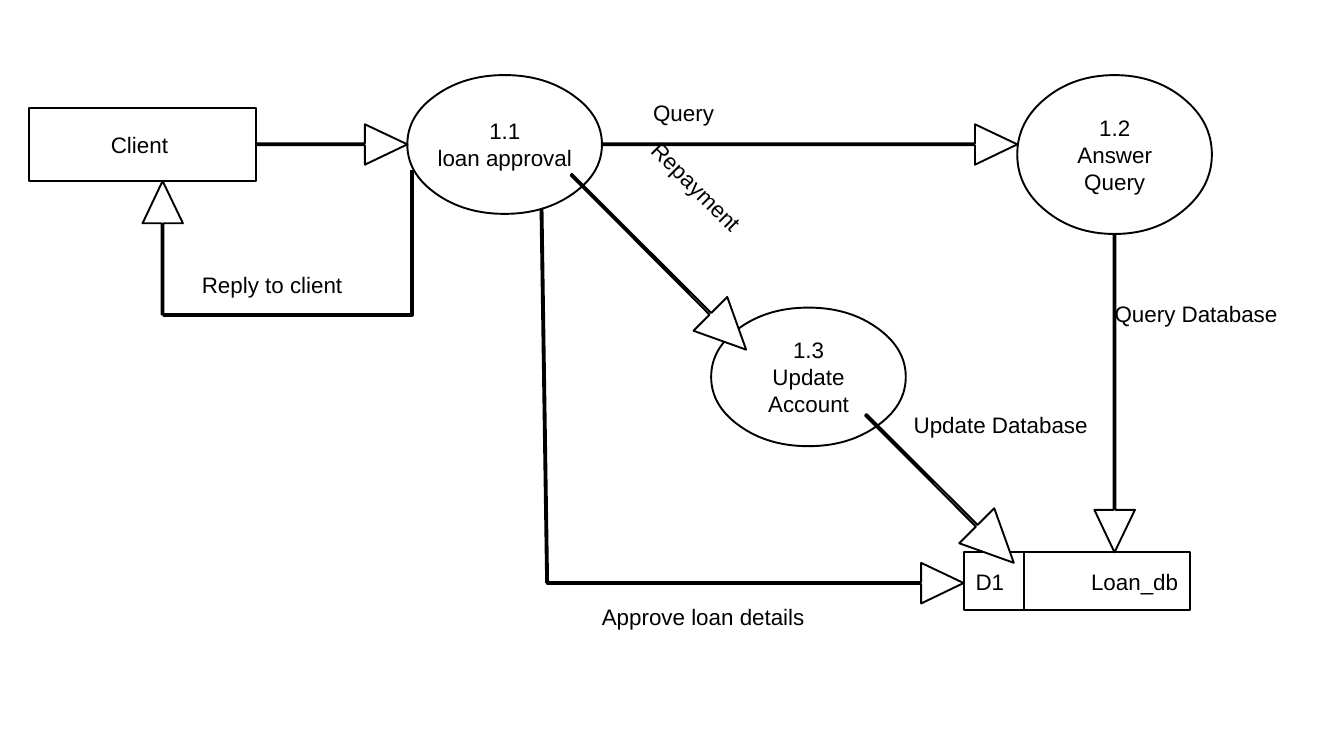
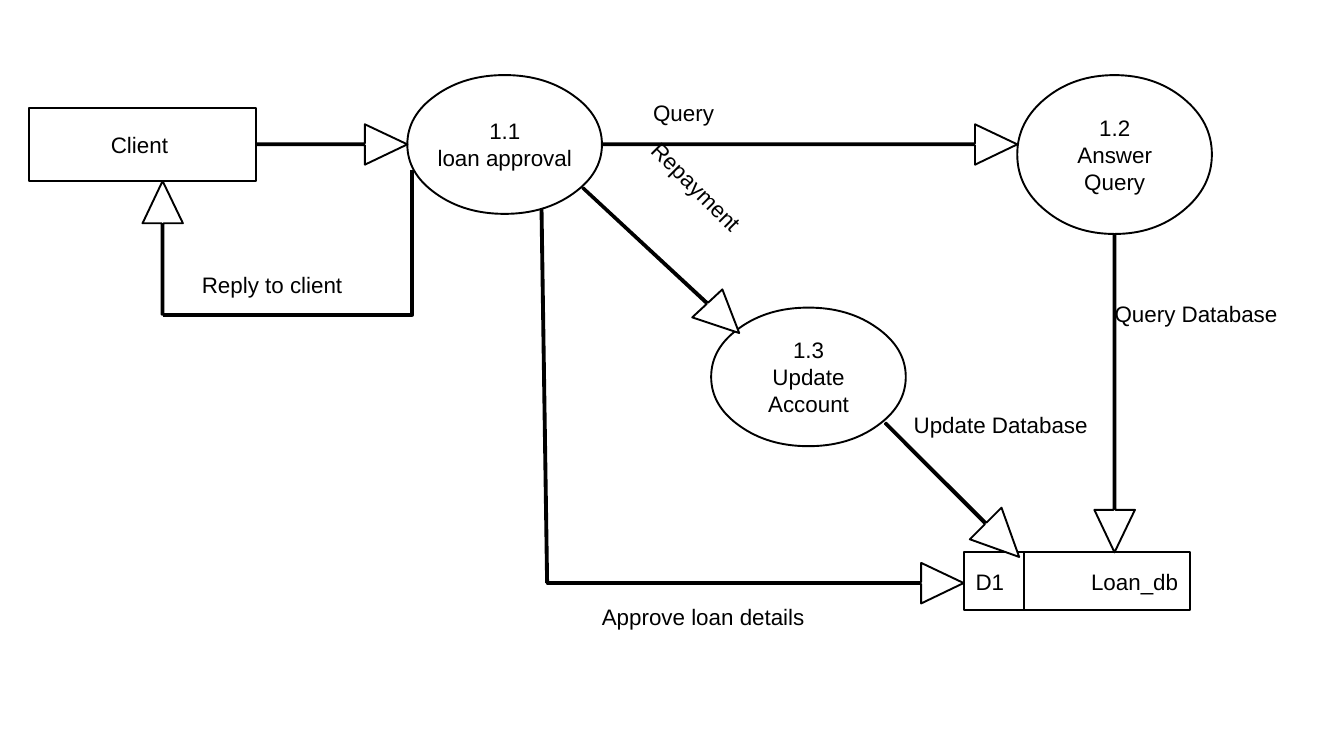
Before and after one commit to sayan801/MoneyMarkettingManager, a slide deck: slide 1 of Report/DFD/MFMS 1 Level 1.ppt. Drawn at 1344x756 pixels with LibreOffice and Linux fonts; fonts in the diff are those of the drawing. Boxes give left, top, right and bottom in pixels: in the first picture for what was removed or moved away, otherwise in the second. Text is boxed around its words. In the diff, an @@ line names an element or a change of style, - is before the commit and + after.

```diff
--- a/Report/DFD/MFMS 1 Level 1.ppt
+++ b/Report/DFD/MFMS 1 Level 1.ppt
@@ freeform shape: place and size @@
-freeform shape at [570, 173, 746, 349]
+freeform shape at [582, 188, 739, 333]
@@ freeform shape: place and size @@
-freeform shape at [866, 414, 1015, 563]
+freeform shape at [884, 423, 1019, 558]
```
Also in this commit, not shown: 10 other files.
